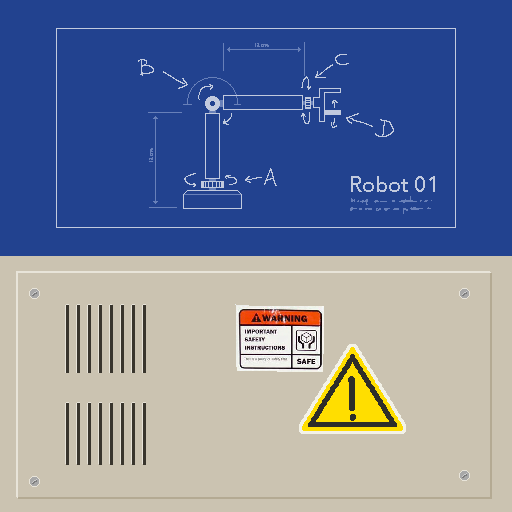
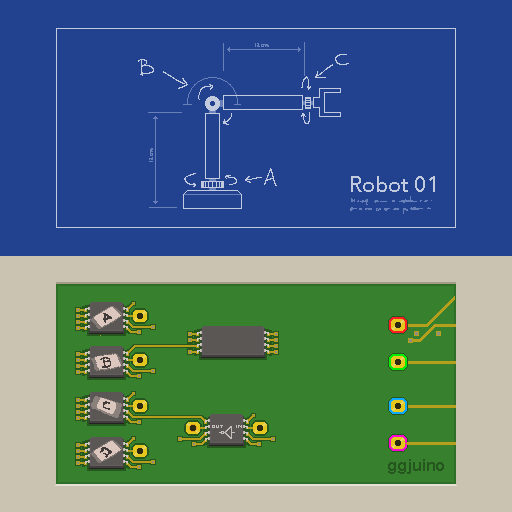
The second 512x512 image is a revision of the first. Changes to its layers:
painted on "blueprints" over [319, 100, 394, 137]
hid "Layer 1" over [235, 304, 324, 372]
hid "cover" over [16, 271, 492, 499]
hid "wires" over [138, 301, 400, 454]
painted on "tags" over [90, 424, 242, 463]
painted on "circuits" over [131, 344, 276, 448]
